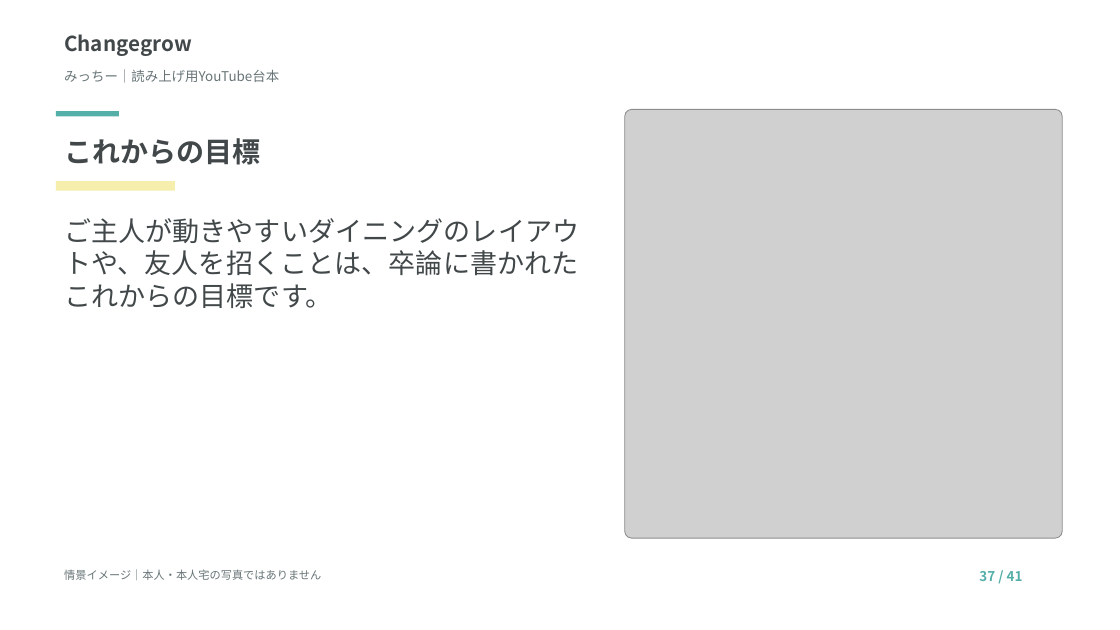
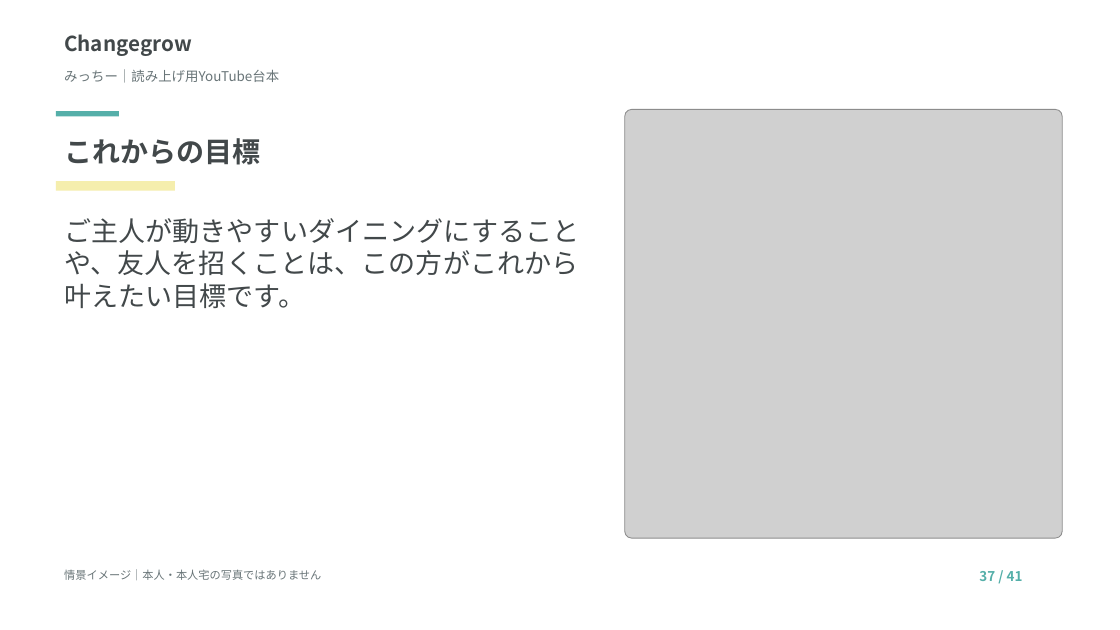
Before and after one commit to tanakayuc/static-pages, a slide deck: slide 37 of nakata-micchi-youtube-script/読み上げ台本.pptx. Drawn at 1120x630 pixels with LibreOffice and Linux fonts; fonts in the diff are those of the drawing; grey boxes stand for pictures. Boxes give left, top, right and bottom in pixels: in the first picture for what was removed or moved away, otherwise in the second. Text is boxed around its words. In the diff, an @@ line names an element or a change of style, - is before the commit and + after.

```diff
--- a/nakata-micchi-youtube-script/読み上げ台本.pptx
+++ b/nakata-micchi-youtube-script/読み上げ台本.pptx
@@ text at [64, 218, 579, 308]: text changed @@
-ご主人が動きやすいダイニングのレイアウトや、友人を招くことは、卒論に書かれたこれからの目標です。
+ご主人が動きやすいダイニングにすることや、友人を招くことは、この方がこれから叶えたい目標です。
```
Also in this commit, not shown: 4 other slides changed, 3 other files.
